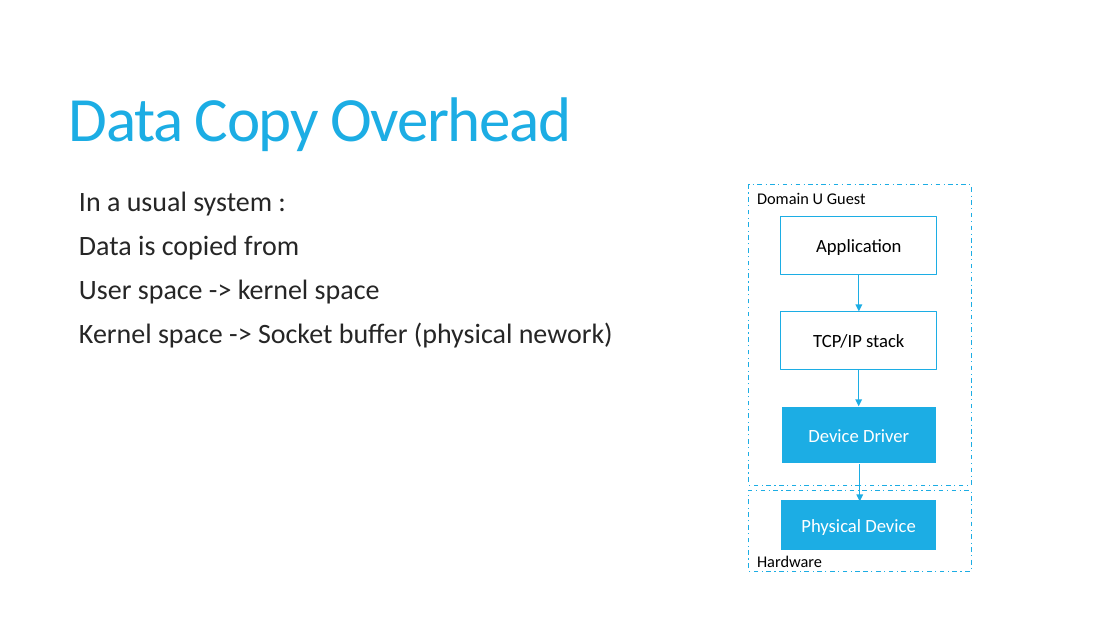
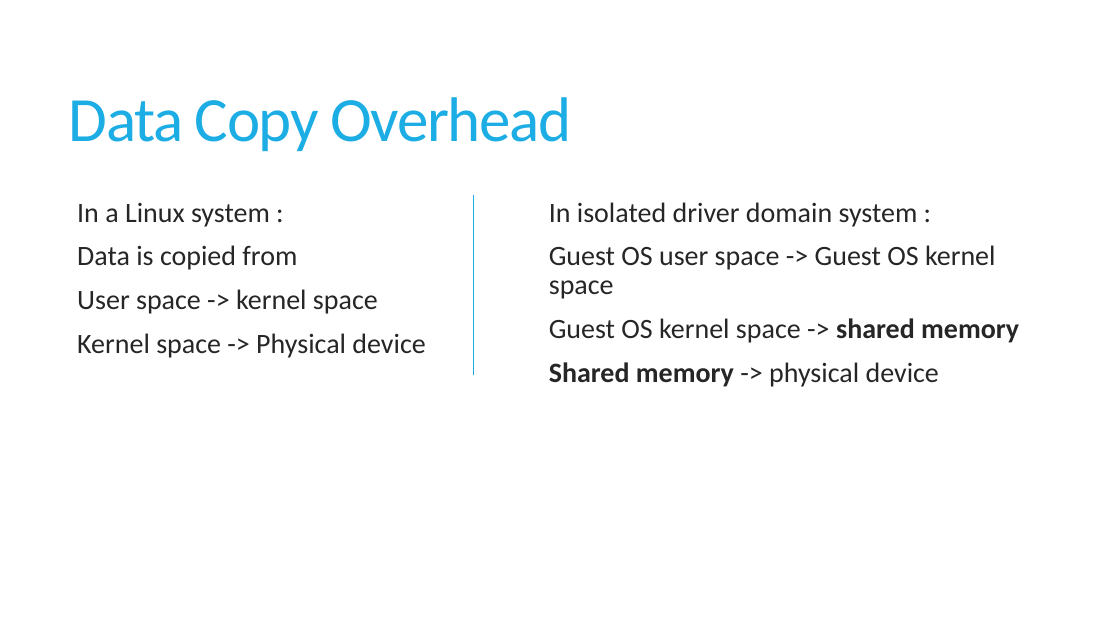
Before and after one commit to sushirol/Isolated-Driver-Domain, a slide deck: slide 13 of doc/presentation/IDDR.pptx (slide 18 before the commit). Drawn at 1120x630 pixels with LibreOffice and Linux fonts; fonts in the diff are those of the drawing. Boxes give left, top, right and bottom in pixels: in the first picture for what was removed or moved away, otherwise in the second. Text is boxed around its words. In the diff, an @@ line names an element or a change of style, - is before the commit and + after.

```diff
--- a/doc/presentation/IDDR.pptx
+++ b/doc/presentation/IDDR.pptx
@@ text "In a Linux system :": place and size @@
-text "In a Linux system :" at bbox=[79, 191, 613, 348]
+text "In a Linux system :" at bbox=[77, 203, 425, 358]
@@ text at bbox=[77, 203, 270, 227]: text changed @@
-  In a usual system :
+  In a Linux system :
@@ line added from (473, 195) to (473, 375), #1CADE4 0.75 pt @@
@@ text added at bbox=[549, 202, 1019, 387], 24 pt, text #262626 @@
+  In isolated driver domain system :
+  Guest OS user space -> Guest OS kernel space
+  Guest OS kernel space -> shared memory
+  Shared memory -> physical device
@@ rectangle removed at bbox=[749, 185, 971, 486] @@
@@ text removed at bbox=[757, 192, 866, 204] @@
-Domain U Guest
@@ rectangle removed at bbox=[781, 217, 938, 275] @@
-Application
@@ arrow removed from (859, 274) to (859, 312) @@
@@ rectangle removed at bbox=[781, 312, 938, 370] @@
-TCP/IP stack
@@ text at bbox=[77, 333, 425, 358]: text changed @@
-  Kernel space -> Socket buffer (physical nework)
+  Kernel space -> Physical device
@@ arrow removed from (859, 370) to (859, 407) @@
@@ rectangle removed at bbox=[781, 407, 938, 465] @@
-Device Driver
@@ arrow removed from (860, 465) to (860, 502) @@
@@ rectangle removed at bbox=[749, 491, 971, 571] @@
@@ rectangle removed at bbox=[781, 499, 938, 551] @@
-Physical Device
@@ text removed at bbox=[757, 555, 822, 572] @@
-Hardware
```
Also in this commit, not shown: 18 other slides changed, 13 slides added, 14 slides removed.
